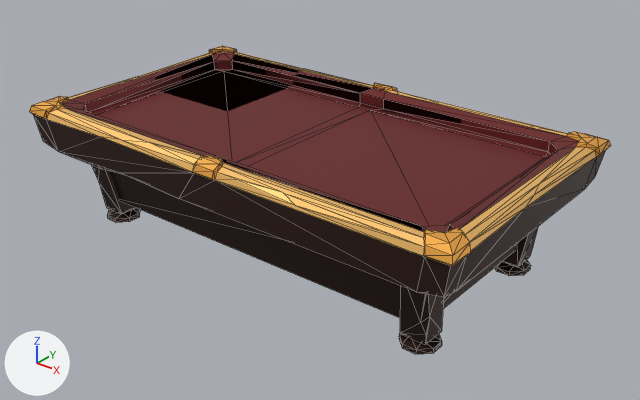
An edit to the FBX model Assets/Arts/pooltable.fbx, drawn before and after from the same camera.
Camera for both pictures: a 50 mm camera at (68.8, -77.0, 58.3) aimed at (2.1, 6.4, 6.6). The axes (+X, +Y, +Z) are drawn at lower left. The lights are the same throughout. Mesh edges are drawn as thin lines. Where no turn or scale is listed for an object, it has been applied to the vertices. Vertices at the same position are counted once.

Script lines for the objects in view, before the commit:
```python
me_网格 = bpy.data.meshes.new('网格')
me_网格.from_pydata(...)  # 353 vertices, 668 faces; spans x -33.3..33.3, y -12.7..24.9, z 0.0..17.8
me_网格.materials.append(mat_polygonoffice_material_01_a)  # picture img_pooltable_png
ob_fbx_sm_prop_pooltable_01 = bpy.data.objects.new('Fbx_SM_Prop_PoolTable_01', me_网格)
ob_fbx_sm_prop_pooltable_01.location = (0.0, 0.0, 0.0)
```
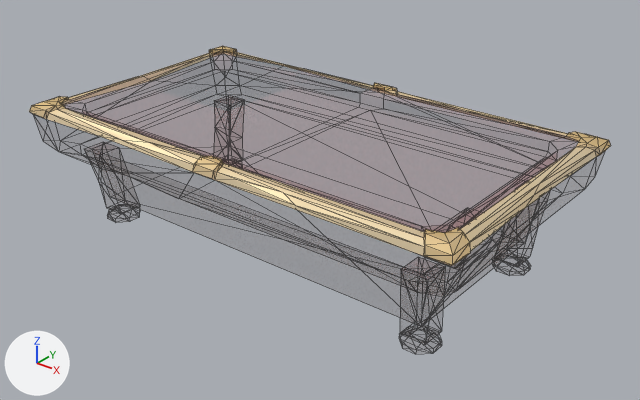
The change in detail:
Picture 'pooltable.png' (img_pooltable_png) is now built by load_image('pooltable.png', 'pooltable.png', 32, 32, 'Non-Color') instead of load_image('pooltable.png', 'pooltable.png', 32, 32, 'sRGB').
Material 'PolygonOffice_Material_01_A.002' (mat_polygonoffice_material_01_a_002) is new.
Uses the picture img_pooltable_png.
me_网格 has 353 vertices, 668 faces and spans x -33.3..33.3, y -12.7..24.9, z 0.0..17.8.
me_网格 is used by ob_fbx_sm_prop_pooltable_01; location (0.0, 0.0, 0.0).
Part 1, on me_网格:
6 faces are deleted.
6 new faces join them.
me_网格 part 2: 668 faces spanning x -33.3..33.3, y -12.7..24.9, z 0.0..17.8 switch from mat_polygonoffice_material_01_a (picture img_pooltable_png) to mat_polygonoffice_material_01_a_002.

Where the change shows, as pixel boxes [x1, y1, x2, y2] in the pictures (640 x 400 px; the box of a moved part takes in the faces that stretch with it):
'Fbx_SM_Prop_PoolTable_01', surface changed (orange to beige): [29, 46, 611, 354] in both
part 1 of me_网格, moved or reshaped (not visible afterwards): before [214, 156, 455, 233]
part 2 of me_网格, recoloured (orange to beige): before [29, 46, 611, 354]; after [29, 46, 611, 267]
